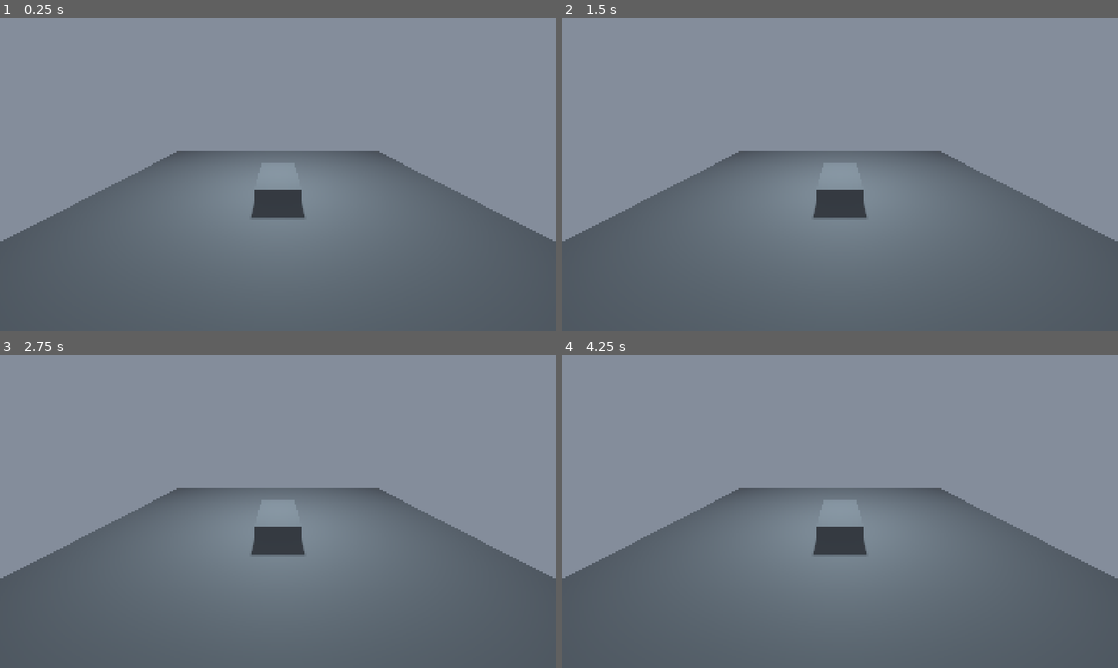
Above: before the commit, frames 1-4 (two rows, left to right).
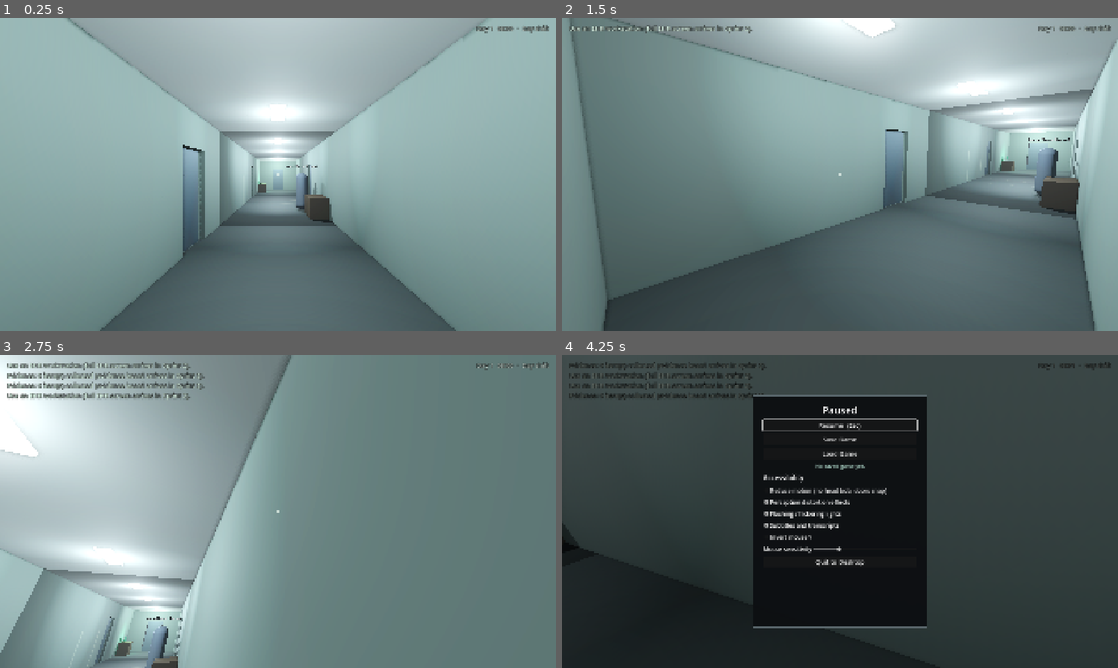
Above: after the commit, the same moments.

Repository: biancaalexis132-png/ForensicWard_Game
Game: Godot game, scene res://scenes/main/Main.tscn
Two runs of this game, one before a commit and one after it. Both use one fixed random seed, a clock stepped at 60 frames per second and the inputs below.
Inputs (mouse positions are in pixels of both pictures, inside the frame that each line leads up to):
- Up to frame 1 (0.25 s): no input
- Up to frame 2 (1.5 s): tap Enter at 0.5 s; move the mouse to (962, 158) at 0.52 s; hold D (move_right) 0.53-1.28 s; hold J (ehr) 0.53-1.28 s; click (962, 158) at 0.67 s; tap E (interact) at 0.8, 1.35 s; move the mouse to (728, 190) at 1.27 s; hold S (move_back) from 1.28 s (still down); click (728, 190) at 1.42 s
- Up to frame 3 (2.75 s): tap Tab (journal) at 1.55 s; move the mouse to (333, 442) at 2.02 s; release S (move_back) at 2.03 s; hold D (move_right) from 2.03 s (still down); hold Tab (journal) from 2.03 s (still down); click (333, 442) at 2.17 s; tap J (ehr) at 2.3 s
- Up to frame 4 (4.25 s): move the mouse to (812, 574) at 2.77 s; release D (move_right) at 2.78 s; release Tab (journal) at 2.78 s; hold W (move_forward) 2.78-3.53 s; tap J (ehr) at 2.85 s; click (812, 574) at 2.92 s; tap E (interact) at 3.05 s; move the mouse to (1006, 558) at 3.52 s; hold A (move_left) from 3.53 s (still down); hold E (interact) from 3.53 s (still down); click (1006, 558) at 3.67 s; tap Tab (journal) at 3.8 s; tap F1 (accessibility_menu) at 4.15 s

The runs differ from the first frame. In frame 1, 81% of the frame differs, in the area x 0-100%, y 0-100%; in frame 2, 60%; in frame 3, 72%; in frame 4, 100%.

Commit message:
Add HUD, info panel, pause menu and Main composition root
Main owns input mode (mouse capture, player control, HUD, clock pause),
Esc handling and the world save provider (player transform and doors).
Pause menu offers save/load and independent accessibility toggles.
Invalid content shows a blocking, actionable error panel.

Co-Authored-By: Claude Opus 5.5 <noreply@anthropic.com>
Claude-Session: https://claude.ai/code/session_01GnJMpq54Z1MGiVNPZtMWbL

Diff:
--- a/scenes/main/Main.tscn
+++ b/scenes/main/Main.tscn
@@ -1,48 +1,21 @@
-[gd_scene load_steps=5 format=3]
+[gd_scene load_steps=7 format=3]
 
-[ext_resource type="Script" path="res://scenes/main/Main.gd" id="1_main"]
-
-[sub_resource type="Environment" id="Environment_ward"]
-background_mode = 1
-background_color = Color(0.02, 0.03, 0.04, 1)
-ambient_light_source = 2
-ambient_light_color = Color(0.3, 0.35, 0.4, 1)
-ambient_light_energy = 0.4
-fog_enabled = true
-fog_density = 0.03
-
-[sub_resource type="BoxMesh" id="BoxMesh_floor"]
-size = Vector3(10, 0.2, 10)
-
-[sub_resource type="BoxMesh" id="BoxMesh_bed"]
-size = Vector3(1, 0.6, 2)
+[ext_resource type="Script" path="res://scripts/main/Main.gd" id="1_main"]
+[ext_resource type="PackedScene" path="res://scenes/world/HospitalGreybox.tscn" id="2_world"]
+[ext_resource type="PackedScene" path="res://scenes/player/FirstPersonController.tscn" id="3_player"]
+[ext_resource type="PackedScene" path="res://scenes/ui/HUD.tscn" id="4_hud"]
+[ext_resource type="PackedScene" path="res://scenes/ui/InfoPanel.tscn" id="5_info"]
+[ext_resource type="PackedScene" path="res://scenes/ui/PauseMenu.tscn" id="6_pause"]
 
 [node name="Main" type="Node3D"]
 script = ExtResource("1_main")
 
-[node name="WorldEnvironment" type="WorldEnvironment" parent="."]
-environment = SubResource("Environment_ward")
+[node name="HospitalGreybox" parent="." instance=ExtResource("2_world")]
 
-[node name="Floor" type="MeshInstance3D" parent="."]
-mesh = SubResource("BoxMesh_floor")
+[node name="Player" parent="." instance=ExtResource("3_player")]
 
-[node name="Bed" type="MeshInstance3D" parent="."]
-transform = Transform3D(1, 0, 0, 0, 1, 0, 0, 0, 1, 0, 0.4, 0)
-mesh = SubResource("BoxMesh_bed")
+[node name="HUD" parent="." instance=ExtResource("4_hud")]
 
-[node name="CeilingLight" type="OmniLight3D" parent="."]
-transform = Transform3D(1, 0, 0, 0, 1, 0, 0, 0, 1, 0, 3, 0)
-light_color = Color(0.85, 0.95, 1, 1)
-shadow_enabled = true
-omni_range = 8.0
+[node name="InfoPanel" parent="." instance=ExtResource("5_info")]
 
-[node name="Camera3D" type="Camera3D" parent="."]
-transform = Transform3D(1, 0, 0, 0, 0.94, 0.342, 0, -0.342, 0.94, 0, 2.5, 5)
-
-[node name="HUD" type="CanvasLayer" parent="."]
-
-[node name="StatusLabel" type="Label" parent="HUD"]
-offset_left = 16.0
-offset_top = 16.0
-offset_right = 1200.0
-offset_bottom = 800.0
+[node name="PauseMenu" parent="." instance=ExtResource("6_pause")]
--- /dev/null
+++ b/scenes/ui/HUD.tscn
@@ -0,0 +1,69 @@
+[gd_scene load_steps=2 format=3]
+
+[ext_resource type="Script" path="res://scripts/ui/HUD.gd" id="1_hud"]
+
+[node name="HUD" type="CanvasLayer"]
+script = ExtResource("1_hud")
+
+[node name="Root" type="Control" parent="."]
+layout_mode = 3
+anchors_preset = 15
+anchor_right = 1.0
+anchor_bottom = 1.0
+grow_horizontal = 2
+grow_vertical = 2
+mouse_filter = 2
+
+[node name="Crosshair" type="ColorRect" parent="Root"]
+layout_mode = 1
+anchors_preset = 8
+anchor_left = 0.5
+anchor_top = 0.5
+anchor_right = 0.5
+anchor_bottom = 0.5
+offset_left = -3.0
+offset_top = -3.0
+offset_right = 3.0
+offset_bottom = 3.0
+mouse_filter = 2
+color = Color(0.9, 0.95, 0.92, 0.75)
+
+[node name="Prompt" type="Label" parent="Root"]
+layout_mode = 1
+anchors_preset = 8
+anchor_left = 0.5
+anchor_top = 0.5
+anchor_right = 0.5
+anchor_bottom = 0.5
+offset_left = -400.0
+offset_top = 40.0
+offset_right = 400.0
+offset_bottom = 80.0
+theme_override_colors/font_color = Color(0.92, 0.96, 0.94, 1)
+theme_override_colors/font_outline_color = Color(0, 0, 0, 1)
+theme_override_constants/outline_size = 6
+theme_override_font_sizes/font_size = 24
+horizontal_alignment = 1
+
+[node name="Clock" type="Label" parent="Root"]
+layout_mode = 1
+anchors_preset = 1
+anchor_left = 1.0
+anchor_right = 1.0
+offset_left = -520.0
+offset_top = 20.0
+offset_right = -24.0
+offset_bottom = 56.0
+theme_override_colors/font_color = Color(0.8, 0.88, 0.85, 0.9)
+theme_override_colors/font_outline_color = Color(0, 0, 0, 1)
+theme_override_constants/outline_size = 5
+theme_override_font_sizes/font_size = 22
+horizontal_alignment = 2
+
+[node name="Toasts" type="VBoxContainer" parent="Root"]
+layout_mode = 0
+offset_left = 24.0
+offset_top = 20.0
+offset_right = 824.0
+offset_bottom = 220.0
+mouse_filter = 2
--- /dev/null
+++ b/scenes/ui/InfoPanel.tscn
@@ -0,0 +1,81 @@
+[gd_scene load_steps=3 format=3]
+
+[ext_resource type="Script" path="res://scripts/ui/InfoPanel.gd" id="1_info"]
+
+[sub_resource type="StyleBoxFlat" id="Style_panel"]
+bg_color = Color(0.06, 0.08, 0.08, 0.96)
+border_width_left = 2
+border_width_top = 2
+border_width_right = 2
+border_width_bottom = 2
+border_color = Color(0.3, 0.55, 0.48, 1)
+corner_radius_top_left = 4
+corner_radius_top_right = 4
+corner_radius_bottom_right = 4
+corner_radius_bottom_left = 4
+
+[node name="InfoPanel" type="CanvasLayer"]
+layer = 10
+script = ExtResource("1_info")
+
+[node name="Root" type="Control" parent="."]
+layout_mode = 3
+anchors_preset = 15
+anchor_right = 1.0
+anchor_bottom = 1.0
+grow_horizontal = 2
+grow_vertical = 2
+
+[node name="Dim" type="ColorRect" parent="Root"]
+layout_mode = 1
+anchors_preset = 15
+anchor_right = 1.0
+anchor_bottom = 1.0
+grow_horizontal = 2
+grow_vertical = 2
+color = Color(0, 0, 0, 0.55)
+
+[node name="Panel" type="PanelContainer" parent="Root"]
+layout_mode = 1
+anchors_preset = -1
+anchor_left = 0.18
+anchor_top = 0.12
+anchor_right = 0.82
+anchor_bottom = 0.88
+grow_horizontal = 2
+grow_vertical = 2
+theme_override_styles/panel = SubResource("Style_panel")
+
+[node name="Margin" type="MarginContainer" parent="Root/Panel"]
+layout_mode = 2
+theme_override_constants/margin_left = 32
+theme_override_constants/margin_top = 24
+theme_override_constants/margin_right = 32
+theme_override_constants/margin_bottom = 24
+
+[node name="VBox" type="VBoxContainer" parent="Root/Panel/Margin"]
+layout_mode = 2
+theme_override_constants/separation = 16
+
+[node name="Title" type="Label" parent="Root/Panel/Margin/VBox"]
+layout_mode = 2
+theme_override_colors/font_color = Color(0.6, 0.92, 0.8, 1)
+theme_override_font_sizes/font_size = 32
+text = "Title"
+
+[node name="Body" type="RichTextLabel" parent="Root/Panel/Margin/VBox"]
+layout_mode = 2
+size_flags_vertical = 3
+focus_mode = 2
+theme_override_font_sizes/normal_font_size = 22
+theme_override_font_sizes/bold_font_size = 22
+theme_override_font_sizes/italics_font_size = 22
+bbcode_enabled = true
+text = "Body"
+selection_enabled = true
+
+[node name="CloseButton" type="Button" parent="Root/Panel/Margin/VBox"]
+layout_mode = 2
+size_flags_horizontal = 8
+theme_override_font_sizes/font_size = 22
+text = "Close  (Esc)"
--- /dev/null
+++ b/scenes/ui/PauseMenu.tscn
@@ -0,0 +1,141 @@
+[gd_scene load_steps=3 format=3]
+
+[ext_resource type="Script" path="res://scripts/ui/PauseMenu.gd" id="1_pause"]
+
+[sub_resource type="StyleBoxFlat" id="Style_panel"]
+bg_color = Color(0.05, 0.06, 0.07, 0.97)
+border_width_left = 2
+border_width_top = 2
+border_width_right = 2
+border_width_bottom = 2
+border_color = Color(0.35, 0.4, 0.42, 1)
+
+[node name="PauseMenu" type="CanvasLayer"]
+process_mode = 3
+layer = 20
+script = ExtResource("1_pause")
+
+[node name="Root" type="Control" parent="."]
+layout_mode = 3
+anchors_preset = 15
+anchor_right = 1.0
+anchor_bottom = 1.0
+grow_horizontal = 2
+grow_vertical = 2
+
+[node name="Dim" type="ColorRect" parent="Root"]
+layout_mode = 1
+anchors_preset = 15
+anchor_right = 1.0
+anchor_bottom = 1.0
+grow_horizontal = 2
+grow_vertical = 2
+color = Color(0, 0, 0, 0.6)
+
+[node name="Panel" type="PanelContainer" parent="Root"]
+layout_mode = 1
+anchors_preset = 8
+anchor_left = 0.5
+anchor_top = 0.5
+anchor_right = 0.5
+anchor_bottom = 0.5
+offset_left = -300.0
+offset_top = -400.0
+offset_right = 300.0
+offset_bottom = 400.0
+grow_horizontal = 2
+grow_vertical = 2
+theme_override_styles/panel = SubResource("Style_panel")
+
+[node name="Margin" type="MarginContainer" parent="Root/Panel"]
+layout_mode = 2
+theme_override_constants/margin_left = 32
+theme_override_constants/margin_top = 24
+theme_override_constants/margin_right = 32
+theme_override_constants/margin_bottom = 24
+
+[node name="VBox" type="VBoxContainer" parent="Root/Panel/Margin"]
+layout_mode = 2
+theme_override_constants/separation = 10
+
+[node name="Title" type="Label" parent="Root/Panel/Margin/VBox"]
+layout_mode = 2
+theme_override_font_sizes/font_size = 34
+text = "Paused"
+horizontal_alignment = 1
+
+[node name="Resume" type="Button" parent="Root/Panel/Margin/VBox"]
+layout_mode = 2
+theme_override_font_sizes/font_size = 22
+text = "Resume  (Esc)"
+
+[node name="Save" type="Button" parent="Root/Panel/Margin/VBox"]
+layout_mode = 2
+theme_override_font_sizes/font_size = 22
+text = "Save Game"
+
+[node name="Load" type="Button" parent="Root/Panel/Margin/VBox"]
+layout_mode = 2
+theme_override_font_sizes/font_size = 22
+text = "Load Game"
+
+[node name="Status" type="Label" parent="Root/Panel/Margin/VBox"]
+layout_mode = 2
+theme_override_colors/font_color = Color(0.65, 0.8, 0.75, 1)
+theme_override_font_sizes/font_size = 18
+horizontal_alignment = 1
+
+[node name="AccessibilityTitle" type="Label" parent="Root/Panel/Margin/VBox"]
+layout_mode = 2
+theme_override_font_sizes/font_size = 24
+text = "Accessibility"
+
+[node name="Accessibility" type="VBoxContainer" parent="Root/Panel/Margin/VBox"]
+layout_mode = 2
+
+[node name="ReduceMotion" type="CheckBox" parent="Root/Panel/Margin/VBox/Accessibility"]
+layout_mode = 2
+theme_override_font_sizes/font_size = 20
+text = "Reduce motion (no head bob, doors snap)"
+
+[node name="VisualEffects" type="CheckBox" parent="Root/Panel/Margin/VBox/Accessibility"]
+layout_mode = 2
+theme_override_font_sizes/font_size = 20
+text = "Perception distortion effects"
+
+[node name="FlashEffects" type="CheckBox" parent="Root/Panel/Margin/VBox/Accessibility"]
+layout_mode = 2
+theme_override_font_sizes/font_size = 20
+text = "Flashing / flickering lights"
+
+[node name="Subtitles" type="CheckBox" parent="Root/Panel/Margin/VBox/Accessibility"]
+layout_mode = 2
+theme_override_font_sizes/font_size = 20
+text = "Subtitles and transcripts"
+
+[node name="InvertY" type="CheckBox" parent="Root/Panel/Margin/VBox/Accessibility"]
+layout_mode = 2
+theme_override_font_sizes/font_size = 20
+text = "Invert mouse Y"
+
+[node name="Sensitivity" type="HBoxContainer" parent="Root/Panel/Margin/VBox"]
+layout_mode = 2
+
+[node name="Label" type="Label" parent="Root/Panel/Margin/VBox/Sensitivity"]
+layout_mode = 2
+theme_override_font_sizes/font_size = 20
+text = "Mouse sensitivity"
+
+[node name="Slider" type="HSlider" parent="Root/Panel/Margin/VBox/Sensitivity"]
+layout_mode = 2
+size_flags_horizontal = 3
+size_flags_vertical = 4
+min_value = 0.03
+max_value = 0.4
+step = 0.01
+value = 0.12
+
+[node name="Quit" type="Button" parent="Root/Panel/Margin/VBox"]
+layout_mode = 2
+theme_override_font_sizes/font_size = 22
+text = "Quit to Desktop"
--- /dev/null
+++ b/scripts/main/Main.gd
@@ -0,0 +1,129 @@
+class_name Main
+extends Node3D
+## Main: composition root for the playable prototype.
+##
+## Owns the high-level input mode: when any panel or menu is open, the mouse
+## is visible, the player can't move, the HUD crosshair hides and the clock
+## pauses. When everything closes, mouse capture returns. Esc closes the
+## top-most panel, or opens the pause menu if none is open.
+##
+## Also registers the "world" save provider: player transform plus every
+## node in the "persistent_world" group (doors).
+
+const WORLD_PROVIDER_KEY: String = "world"
+const TIME_PAUSE_REASON: String = "ui"
+
+@onready var _world: Node3D = $HospitalGreybox
+@onready var _player: FirstPersonController = $Player
+@onready var _hud: HUD = $HUD
+@onready var _info_panel: InfoPanel = $InfoPanel
+@onready var _pause_menu: PauseMenu = $PauseMenu
+
+
+func _ready() -> void:
+	EventBus.ui_panel_requested.connect(_on_ui_panel_requested)
+	EventBus.ui_panel_closed.connect(func(_panel_id: String) -> void: _update_input_mode())
+	_pause_menu.closed.connect(_update_input_mode)
+	SaveManager.register_provider(WORLD_PROVIDER_KEY, self)
+	_place_at_spawn()
+
+	if not ContentRegistry.is_valid:
+		_show_content_errors()
+	_update_input_mode()
+
+
+func _exit_tree() -> void:
+	SaveManager.unregister_provider(WORLD_PROVIDER_KEY)
+
+
+func _unhandled_input(event: InputEvent) -> void:
+	if event.is_action_pressed("pause"):
+		if _info_panel.is_open:
+			_info_panel.close()
+		else:
+			_open_pause_menu()
+		get_viewport().set_input_as_handled()
+	elif event.is_action_pressed("accessibility_menu") and not _info_panel.is_open:
+		_open_pause_menu()
+	elif event.is_action_pressed("ehr") and not _is_ui_open():
+		EventBus.notification_requested.emit("Use an EHR workstation (full EHR screen arrives in Sprint 2).")
+	elif event.is_action_pressed("journal") and not _is_ui_open():
+		EventBus.notification_requested.emit("Evidence: %d item(s) collected (evidence board arrives in Sprint 3)." %
+				EvidenceManager.get_acquired_ids().size())
+	elif event is InputEventMouseButton and event.pressed and not _is_ui_open() \
+			and Input.mouse_mode != Input.MOUSE_MODE_CAPTURED:
+		# macOS releases capture when the window loses focus; click to recapture.
+		Input.mouse_mode = Input.MOUSE_MODE_CAPTURED
+
+
+func _is_ui_open() -> bool:
+	return _info_panel.is_open or _pause_menu.is_open
+
+
+func _open_pause_menu() -> void:
+	if _pause_menu.is_open:
+		return
+	_pause_menu.open()
+	_update_input_mode()
+
+
+func _on_ui_panel_requested(panel_id: String, data: Dictionary) -> void:
+	if panel_id != InfoPanel.PANEL_ID:
+		push_warning("Main: unknown panel '%s'" % panel_id)
+		return
+	_info_panel.open(data)
+	_update_input_mode()
+
+
+func _update_input_mode() -> void:
+	var ui_open: bool = _is_ui_open()
+	Input.mouse_mode = Input.MOUSE_MODE_VISIBLE if ui_open else Input.MOUSE_MODE_CAPTURED
+	_player.set_input_enabled(not ui_open)
+	_hud.set_world_hud_visible(not ui_open)
+	if ui_open:
+		TimeManager.push_pause(TIME_PAUSE_REASON)
+	else:
+		TimeManager.pop_pause(TIME_PAUSE_REASON)
+
+
+func _show_content_errors() -> void:
+	var body: String = "[b]The game data in res://data failed validation.[/b] Fix these and restart:\n\n"
+	for message: String in ContentRegistry.errors:
+		body += "• %s\n" % message
+	_info_panel.open({"title": "Content validation failed", "body": body, "blocking": true})
+	_player.set_input_enabled(false)
+
+
+func _place_at_spawn() -> void:
+	var spawn: Marker3D = _world.get_node("PlayerSpawn")
+	_player.place(spawn.global_position, spawn.global_rotation.y)
+
+
+# --- Save provider ("world") ------------------------------------------------------
+
+func to_save_data() -> Dictionary:
+	var objects: Dictionary = {}
+	for node: Node in get_tree().get_nodes_in_group("persistent_world"):
+		objects[node.get_persist_id()] = node.to_save_data()
+	var p: Vector3 = _player.global_position
+	return {
+		"player": {"position": [p.x, p.y, p.z], "yaw": _player.rotation.y, "pitch": _player.get_look_pitch()},
+		"objects": objects,
+	}
+
+
+func load_save_data(data: Dictionary) -> void:
+	var player: Dictionary = data.get("player", {})
+	var position_values: Array = player.get("position", [])
+	if position_values.size() == 3:
+		_player.place(Vector3(position_values[0], position_values[1], position_values[2]),
+				float(player.get("yaw", 0.0)), float(player.get("pitch", 0.0)))
+	var objects: Dictionary = data.get("objects", {})
+	for node: Node in get_tree().get_nodes_in_group("persistent_world"):
+		node.load_save_data(objects.get(node.get_persist_id(), {}))
+
+
+func reset_state() -> void:
+	_place_at_spawn()
+	for node: Node in get_tree().get_nodes_in_group("persistent_world"):
+		node.load_save_data({})
--- /dev/null
+++ b/scripts/ui/HUD.gd
@@ -0,0 +1,51 @@
+class_name HUD
+extends CanvasLayer
+## HUD: crosshair, interaction prompt, clock and toast notifications.
+## Reads only EventBus signals and TimeManager; owns no game state.
+
+const TOAST_SECONDS: float = 3.5
+const MAX_TOASTS: int = 4
+
+@onready var _crosshair: Control = $Root/Crosshair
+@onready var _prompt: Label = $Root/Prompt
+@onready var _clock: Label = $Root/Clock
+@onready var _toasts: VBoxContainer = $Root/Toasts
+
+
+func _ready() -> void:
+	EventBus.interaction_focus_changed.connect(_on_focus_changed)
+	EventBus.notification_requested.connect(show_toast)
+	EventBus.time_advanced.connect(func(_t: int, _d: int, _r: String) -> void: _update_clock())
+	EventBus.game_loaded.connect(func(_slot: int) -> void: _update_clock())
+	_prompt.text = ""
+	_update_clock()
+
+
+## Hides the crosshair and prompt while a panel or menu is open.
+func set_world_hud_visible(shown: bool) -> void:
+	_crosshair.visible = shown
+	_prompt.visible = shown
+
+
+func show_toast(text: String) -> void:
+	var label: Label = Label.new()
+	label.text = text
+	label.add_theme_font_size_override("font_size", 22)
+	label.add_theme_color_override("font_color", Color(0.85, 0.95, 0.9))
+	label.add_theme_color_override("font_outline_color", Color.BLACK)
+	label.add_theme_constant_override("outline_size", 6)
+	_toasts.add_child(label)
+	while _toasts.get_child_count() > MAX_TOASTS:
+		_toasts.get_child(0).free()
+	var tween: Tween = label.create_tween()
+	tween.tween_interval(TOAST_SECONDS)
+	tween.tween_property(label, "modulate:a", 0.0, 0.6)
+	tween.tween_callback(label.queue_free)
+
+
+func _on_focus_changed(prompt: String) -> void:
+	_prompt.text = "" if prompt.is_empty() else "[E]  " + prompt
+
+
+func _update_clock() -> void:
+	_clock.text = "%s  ·  %s shift" % [TimeManager.get_clock_string(), TimeManager.get_shift().capitalize()]
--- /dev/null
+++ b/scripts/ui/InfoPanel.gd
@@ -0,0 +1,40 @@
+class_name InfoPanel
+extends CanvasLayer
+## InfoPanel: a modal read-only panel (terminal screens, documents,
+## conversations, content error reports). Main opens and closes it; Esc or
+## the Close button closes it. Body text supports BBCode.
+
+const PANEL_ID: String = "info"
+
+@onready var _title: Label = $Root/Panel/Margin/VBox/Title
+@onready var _body: RichTextLabel = $Root/Panel/Margin/VBox/Body
+@onready var _close_button: Button = $Root/Panel/Margin/VBox/CloseButton
+
+var is_open: bool = false
+## When true the panel cannot be closed (fatal content errors).
+var blocking: bool = false
+
+
+func _ready() -> void:
+	visible = false
+	_close_button.pressed.connect(close)
+
+
+func open(data: Dictionary) -> void:
+	_title.text = str(data.get("title", ""))
+	_body.text = str(data.get("body", ""))
+	_body.scroll_to_line(0)
+	blocking = bool(data.get("blocking", false))
+	_close_button.visible = not blocking
+	visible = true
+	is_open = true
+	if not blocking:
+		_close_button.grab_focus()
+
+
+func close() -> void:
+	if not is_open or blocking:
+		return
+	visible = false
+	is_open = false
+	EventBus.ui_panel_closed.emit(PANEL_ID)
--- /dev/null
+++ b/scripts/ui/PauseMenu.gd
@@ -0,0 +1,79 @@
+class_name PauseMenu
+extends CanvasLayer
+## PauseMenu: pauses the scene tree; offers resume, manual save/load,
+## accessibility toggles and quit. process_mode is ALWAYS so it works while
+## the tree is paused. Main decides when to open it (Esc with no panel open).
+
+signal closed
+
+const SAVE_SLOT: int = 1
+
+## CheckBox node name -> Settings key.
+const TOGGLES: Dictionary = {
+	"ReduceMotion": "reduce_motion",
+	"VisualEffects": "visual_effects",
+	"FlashEffects": "flash_effects",
+	"Subtitles": "subtitles",
+	"InvertY": "invert_y",
+}
+
+@onready var _status: Label = $Root/Panel/Margin/VBox/Status
+@onready var _toggles: VBoxContainer = $Root/Panel/Margin/VBox/Accessibility
+@onready var _sensitivity: HSlider = $Root/Panel/Margin/VBox/Sensitivity/Slider
+@onready var _resume_button: Button = $Root/Panel/Margin/VBox/Resume
+
+var is_open: bool = false
+
+
+func _ready() -> void:
+	process_mode = Node.PROCESS_MODE_ALWAYS
+	visible = false
+	_resume_button.pressed.connect(close)
+	$Root/Panel/Margin/VBox/Save.pressed.connect(_on_save)
+	$Root/Panel/Margin/VBox/Load.pressed.connect(_on_load)
+	$Root/Panel/Margin/VBox/Quit.pressed.connect(func() -> void: get_tree().quit())
+	for node_name: String in TOGGLES:
+		var box: CheckBox = _toggles.get_node(node_name)
+		var key: String = TOGGLES[node_name]
+		box.toggled.connect(func(pressed: bool) -> void: Settings.set_value(key, pressed))
+	_sensitivity.value_changed.connect(func(value: float) -> void: Settings.set_value("mouse_sensitivity", value))
+
+
+func open() -> void:
+	for node_name: String in TOGGLES:
+		(_toggles.get_node(node_name) as CheckBox).set_pressed_no_signal(Settings.get_value(TOGGLES[node_name]))
+	_sensitivity.set_value_no_signal(Settings.get_value("mouse_sensitivity"))
+	_status.text = "Saved game available." if SaveManager.has_save(SAVE_SLOT) else "No saved game yet."
+	visible = true
+	is_open = true
+	get_tree().paused = true
+	_resume_button.grab_focus()
+
+
+func close() -> void:
+	if not is_open:
+		return
+	visible = false
+	is_open = false
+	get_tree().paused = false
+	closed.emit()
+
+
+func _unhandled_input(event: InputEvent) -> void:
+	if is_open and event.is_action_pressed("pause"):
+		close()
+		get_viewport().set_input_as_handled()
+
+
+func _on_save() -> void:
+	var error: Error = SaveManager.save_game(SAVE_SLOT)
+	_status.text = "Game saved." if error == OK else "Save failed: %s" % error_string(error)
+
+
+func _on_load() -> void:
+	var error: Error = SaveManager.load_game(SAVE_SLOT)
+	if error == OK:
+		_status.text = "Game loaded."
+		close()
+	else:
+		_status.text = "Load failed: %s" % error_string(error)
Not shown, added: scripts/main/Main.gd.uid
Not shown, added: scripts/ui/HUD.gd.uid
Not shown, added: scripts/ui/InfoPanel.gd.uid
Not shown, added: scripts/ui/PauseMenu.gd.uid
